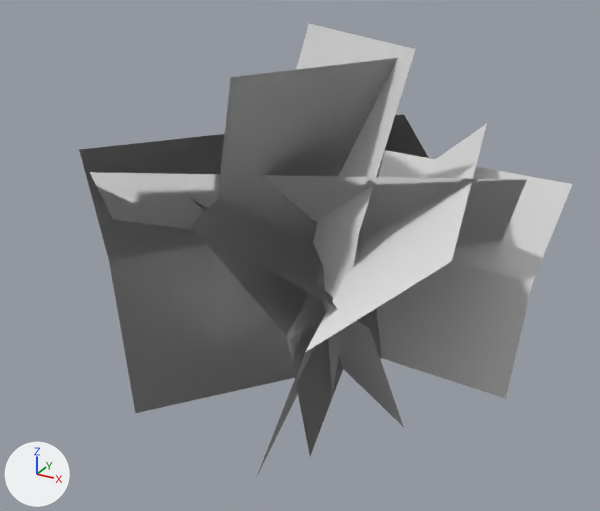
The glTF model game/assets/plants/plants.glb: old version first, new version second.
Camera for both pictures: a 50 mm camera at (0.639, -1.112, 0.742) aimed at (0.028, -0.001, 0.186). The lights are fixed; the arrows at lower left show +X, +Y and +Z. The older version comes first.

Names of what the first picture shows: 'LongGrass_A', 'LongGrass_B'.
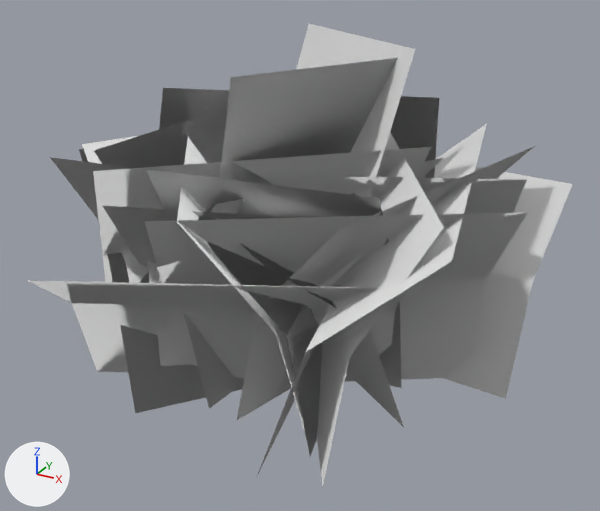
The change, as a list of edits to the scene's bpy script:
```text
Add mat_leaves_grasswisps:
    mat_leaves_grasswisps = bpy.data.materials.new('Leaves GrassWisps')
    # nodes: BsdfPrincipled, Math, Mix, OutputMaterial, VertexColor
    # colours: white #e7e7e7, mixed with the vertex colours
Add mat_leaves_grasstufts:
    mat_leaves_grasstufts = bpy.data.materials.new('Leaves GrassTufts')
    # nodes: BsdfPrincipled, Math, Mix, OutputMaterial, VertexColor
    # colours: white #e7e7e7, mixed with the vertex colours
Add mat_leaves_grassshort:
    mat_leaves_grassshort = bpy.data.materials.new('Leaves GrassShort')
    # nodes: BsdfPrincipled, Math, Mix, OutputMaterial, VertexColor
    # colours: white #e7e7e7, mixed with the vertex colours
Add mat_leaves_grassclumps:
    mat_leaves_grassclumps = bpy.data.materials.new('Leaves GrassClumps')
    # nodes: BsdfPrincipled, Math, Mix, OutputMaterial, VertexColor
    # colours: white #e7e7e7, mixed with the vertex colours
Add me_grasswisps_b:
    me_grasswisps_b.from_pydata(...)  # 18 vertices, 12 faces; spans x -0.265..0.407, y -0.412..0.284, z -0.02..0.357
    me_grasswisps_b.materials.append(mat_leaves_grasswisps)
Add me_grasswisps_a:
    me_grasswisps_a.from_pydata(...)  # 18 vertices, 12 faces; spans x -0.403..0.299, y -0.236..0.337, z -0.02..0.352
    me_grasswisps_a.materials.append(mat_leaves_grasswisps)
Add me_grasstufts_b:
    me_grasstufts_b.from_pydata(...)  # 18 vertices, 12 faces; spans x -0.238..0.247, y -0.276..0.245, z -0.02..0.375
    me_grasstufts_b.materials.append(mat_leaves_grasstufts)
Add me_grasstufts_a:
    me_grasstufts_a.from_pydata(...)  # 18 vertices, 12 faces; spans x -0.224..0.147, y -0.23..0.284, z -0.02..0.325
    me_grasstufts_a.materials.append(mat_leaves_grasstufts)
Add me_grassshort_b:
    me_grassshort_b.from_pydata(...)  # 18 vertices, 12 faces; spans x -0.166..0.14, y -0.209..0.214, z -0.02..0.218
    me_grassshort_b.materials.append(mat_leaves_grassshort)
Add me_grassclumps_b:
    me_grassclumps_b.from_pydata(...)  # 18 vertices, 12 faces; spans x -0.279..0.339, y -0.28..0.368, z -0.02..0.383
    me_grassclumps_b.materials.append(mat_leaves_grassclumps)
Add me_grassclumps_a:
    me_grassclumps_a.from_pydata(...)  # 18 vertices, 12 faces; spans x -0.314..0.224, y -0.319..0.269, z -0.02..0.411
    me_grassclumps_a.materials.append(mat_leaves_grassclumps)
Add ob_grasswisps_b:
    ob_grasswisps_b = bpy.data.objects.new('GrassWisps_B', me_grasswisps_b)
    ob_grasswisps_b.location = (0.0, 0.0, 0.0)
Add ob_grasswisps_a:
    ob_grasswisps_a = bpy.data.objects.new('GrassWisps_A', me_grasswisps_a)
    ob_grasswisps_a.location = (0.0, 0.0, 0.0)
Add ob_grasstufts_b:
    ob_grasstufts_b = bpy.data.objects.new('GrassTufts_B', me_grasstufts_b)
    ob_grasstufts_b.location = (0.0, 0.0, 0.0)
Add ob_grasstufts_a:
    ob_grasstufts_a = bpy.data.objects.new('GrassTufts_A', me_grasstufts_a)
    ob_grasstufts_a.location = (0.0, 0.0, 0.0)
Add ob_grassshort_b:
    ob_grassshort_b = bpy.data.objects.new('GrassShort_B', me_grassshort_b)
    ob_grassshort_b.location = (0.0, 0.0, 0.0)
Add ob_grassclumps_b:
    ob_grassclumps_b = bpy.data.objects.new('GrassClumps_B', me_grassclumps_b)
    ob_grassclumps_b.location = (0.0, 0.0, 0.0)
Add ob_grassclumps_a:
    ob_grassclumps_a = bpy.data.objects.new('GrassClumps_A', me_grassclumps_a)
    ob_grassclumps_a.location = (0.0, 0.0, 0.0)
```

Location of each change, (x1, y1, x2, y2) in pixels of the pictures (600 x 511 px):
'GrassWisps_B', added
    after: (27, 146, 535, 420)
'GrassClumps_B', added
    after: (50, 133, 444, 486)
'GrassClumps_A', added
    after: (93, 88, 439, 436)
'GrassTufts_B', added (mostly hidden)
    after: (94, 112, 443, 408)
'GrassWisps_A', added (mostly hidden)
    after: (81, 136, 322, 323)
'GrassShort_B', added
    after: (147, 261, 190, 366)
'GrassTufts_A', added (mostly hidden)
    after: (158, 193, 356, 385)
